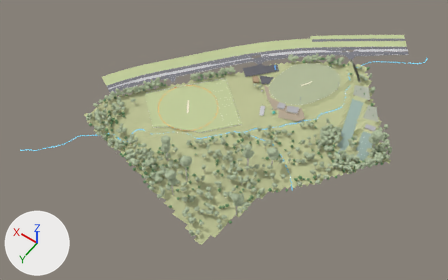
The glTF model KHFR_stage1_summer.glb, before and after one commit.
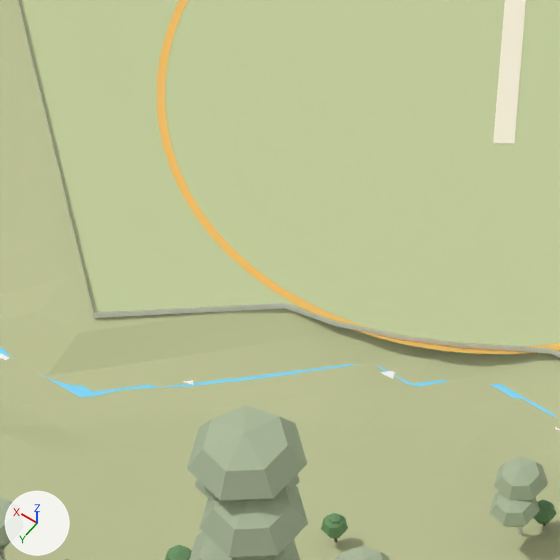
The first picture shows the older version from a camera (50 mm lens) standing at (-353.0, 515.0, 788.0) and looking at (13.0, 4.0, -16.0). The close-ups show the older and then the newer version on the part from 32% to 43% of the width and 36% to 53% of the height of that picture. Only the edits that show in the close-ups are written down. Every picture has the same lights, and +X, +Y and +Z are marked at lower left.

The first close-up shows 'Bush planting zones (euc_can)', 'Bushland forest (euc_can)', 'Bushland forest (wat_can)', 'C2 boundary rope', 'C2 wicket slab', 'Giant eucalypts (canopies)', 'NE arm (rejoined at the playground, no crossings)', 'Reserve terrain', 'fence_N_straight wall', 'field N flatgrass' and 2 more.
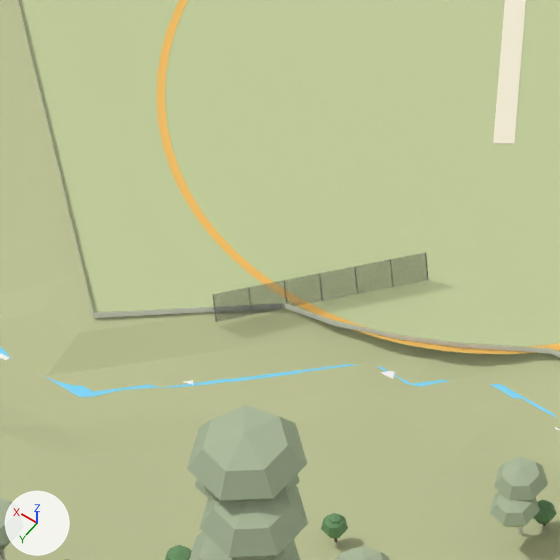
Where the change shows, as pixel boxes [x1, y1, x2, y2] in the close-ups (560 x 560 px):
'P4 ball-stop net 6 m (NW)', added: after [213, 252, 428, 322]
'P4 ball-stop posts (NW)', added: after [213, 253, 428, 322]

The change, as a list of edits to the scene's bpy script:
```text
Add mat_bnet:
    mat_bnet = principled_material('bnet')
    mat_bnet.base_color = (0.12, 0.13, 0.15)  # dark grey #61656c
    mat_bnet.roughness = 0.85
    mat_bnet.alpha = 0.3
Add me_p4_ball_stop_net_6_m__nw:
    me_p4_ball_stop_net_6_m__nw.from_pydata([(91.3, 39.8, 6.0), (100.9, 51.3, 6.0), (81.7, 28.3, 6.0), (81.6, 28.3, 6.0), (100.9, 51.3, 6.0), (100.9, 51.3, 0.0), (81.7, 28.3, 0.0), (81.6, 28.3, 0.0), (100.9, 51.3, 0.0)], [], [(0, 1, 2), (0, 2, 3), (0, 3, 4), (0, 4, 1), (5, 6, 1), (6, 2, 1), (6, 7, 2), (7, 3, 2), (7, 8, 3), (8, 4, 3), (8, 5, 4), (5, 1, 4)])
    me_p4_ball_stop_net_6_m__nw.materials.append(mat_bnet)  # dark grey #61656c
Add me_p4_ball_stop_posts__nw:
    me_p4_ball_stop_posts__nw.from_pydata(...)  # 91 vertices, 126 faces; spans x 81.6..101.0, y 28.2..51.3, z 0.0..6.0
    me_p4_ball_stop_posts__nw.materials.append(mat_shframe)  # dark grey #4b4b50
Add ob_p4_ball_stop_net_6_m__nw:
    ob_p4_ball_stop_net_6_m__nw = bpy.data.objects.new('P4 ball-stop net 6 m (NW)', me_p4_ball_stop_net_6_m__nw)
    ob_p4_ball_stop_net_6_m__nw.location = (0.0, 0.0, 0.0)
Add ob_p4_ball_stop_posts__nw:
    ob_p4_ball_stop_posts__nw = bpy.data.objects.new('P4 ball-stop posts (NW)', me_p4_ball_stop_posts__nw)
    ob_p4_ball_stop_posts__nw.location = (0.0, 0.0, 0.0)
```
